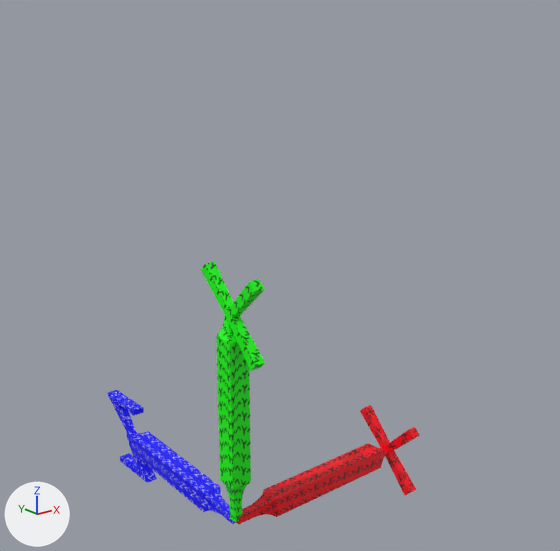
An edit to the FBX model Meshes/FBX/XYZ/XYZ_Forward(-X)_Up(+Y).fbx, drawn before and after from the same camera.
The view is the same before and after, from a camera (50 mm lens) standing at (-1.77, -2.54, 2.14) and looking at (0.99, 0.91, 0.76). Lighting does not change. The marker at lower left points along +X, +Y and +Z.

The first picture shows 'X_Transform', 'Y_Transform', 'Z_Transform'.
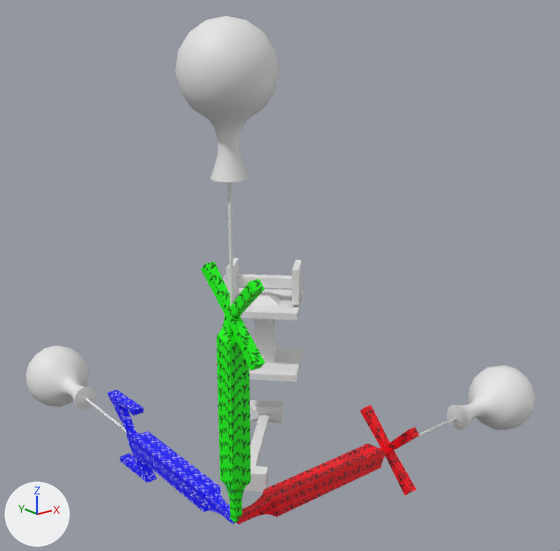
Location of each change, (x1, y1, x2, y2) in pixels of the pictures (560 x 551 px):
'DirectionThingie_Y', added
    after: (175, 16, 279, 307)
'DirectionThingie_X', added
    after: (416, 365, 535, 438)
'DirectionThingie_Z', added
    after: (26, 345, 127, 433)
'RodB', added
    after: (224, 288, 303, 382)
'RodA', added
    after: (244, 400, 283, 492)
'RodC', added
    after: (223, 258, 302, 305)

The change, as a list of edits to the scene's bpy script:
```text
Add me_directionthingie:
    me_directionthingie.from_pydata(...)  # 226 vertices, 240 faces; spans x -0.511..0.197, y -0.196..0.196, z -1.039..0.2
Add me_rodthing:
    me_rodthing.from_pydata(...)  # 32 vertices, 30 faces; spans x -0.05..0.0587, y -0.05..0.05, z -0.05..0.05
Add ob_directionthingie_y:
    ob_directionthingie_y = bpy.data.objects.new('DirectionThingie_Y', me_directionthingie)
    ob_directionthingie_y.location = (0.0, 0.0, 2.0)
    ob_directionthingie_y.rotation_euler = (0.104, -0.451, 1.526)  # degrees (6, -26, 87)
Add ob_rodb:
    ob_rodb = bpy.data.objects.new('RodB', me_rodthing)
    ob_rodb.parent = ob_roda
    ob_rodb.location = (0.0442, 0.0, 0.5)
    ob_rodb.rotation_euler = (0.0, -1.571, 0.0)  # degrees (0, -90, 0)
    ob_rodb.scale = (4.0, 2.0, 0.5)
Add ob_roda:
    ob_roda = bpy.data.objects.new('RodA', me_rodthing)
    ob_roda.location = (0.5, 0.5, 0.0)
    ob_roda.rotation_euler = (0.0, 0.0, 0.785)  # degrees (0, 0, 45)
    ob_roda.scale = (8.0, 2.0, 1.0)
Add ob_rodc:
    ob_rodc = bpy.data.objects.new('RodC', me_rodthing)
    ob_rodc.parent = ob_rodb
    ob_rodc.location = (0.0781, 0.0, 0.0)
    ob_rodc.rotation_euler = (1.571, 0.0, 1.571)  # degrees (90, 0, 90)
    ob_rodc.scale = (1.0, 0.5, 0.5)
Add ob_directionthingie_x:
    ob_directionthingie_x = bpy.data.objects.new('DirectionThingie_X', me_directionthingie)
    ob_directionthingie_x.location = (2.0, 0.0, 0.0)
    ob_directionthingie_x.rotation_euler = (0.00254, 1.118, -0.0916)  # degrees (0.1, 64, -5.2)
Add ob_directionthingie_z:
    ob_directionthingie_z = bpy.data.objects.new('DirectionThingie_Z', me_directionthingie)
    ob_directionthingie_z.location = (0.0, 2.0, 0.0)
    ob_directionthingie_z.rotation_euler = (0.00254, 1.118, 1.479)  # degrees (0.1, 64, 85)
```
